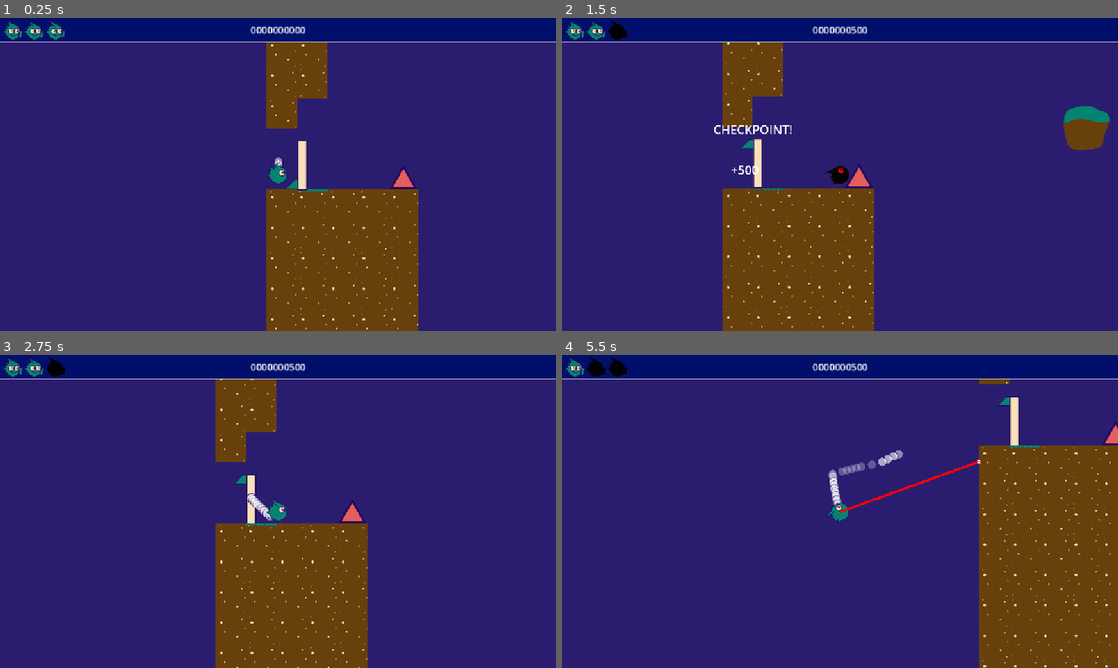
Above: before the commit, frames 1-4 (two rows, left to right).
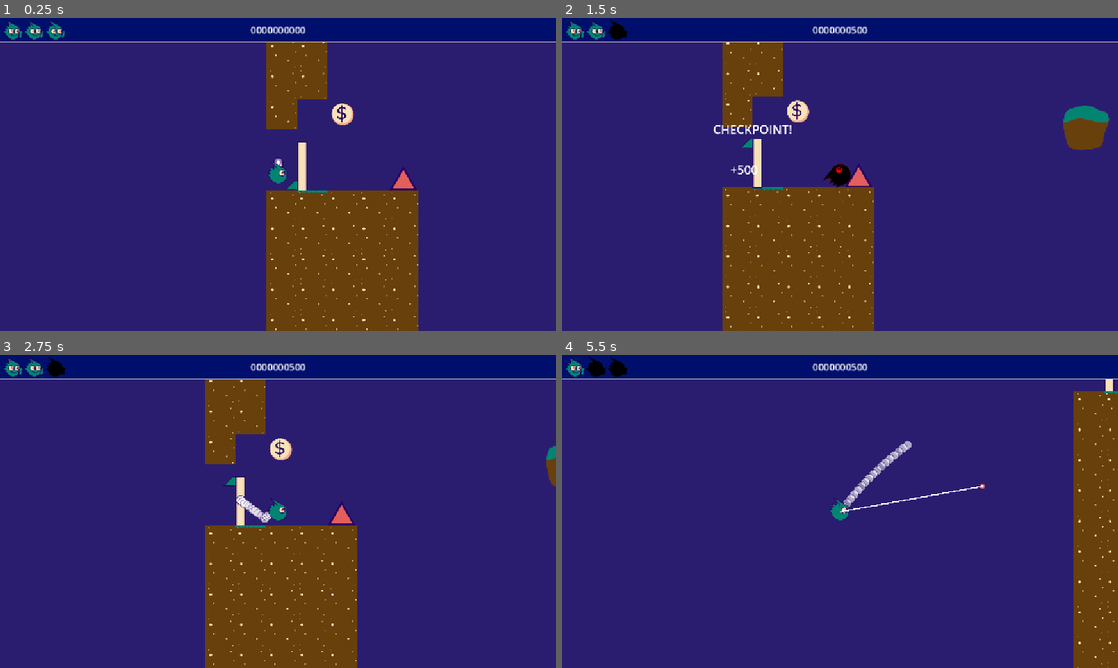
Above: after the commit, the same moments.

Repository: mathew-tran/littleguyjam
Game: Godot game, scene res://Scenes/Main.tscn
Two runs of this game, one before a commit and one after it. Both use one fixed random seed, a clock stepped at 60 frames per second and the inputs below. Sound files missing from this copy of the repository are replaced by a short silence.
Inputs (mouse positions are in pixels of both pictures, inside the frame that each line leads up to):
- Up to frame 1 (0.25 s): no input
- Up to frame 2 (1.5 s): move the mouse to (962, 158) at 0.52 s; press the mouse at (962, 158) at 0.53 s; hold D (MoveRight) 0.53-1.28 s; tap Space (Pop, bound only after the commit) at 0.8, 1.35 s; move the mouse to (728, 190) at 1.27 s; release the mouse at (728, 190) at 1.28 s; hold S (Down) from 1.28 s (still down)
- Up to frame 3 (2.75 s): click (166, 527) at 1.55 s; move the mouse to (333, 442) at 2.02 s; release S (Down) at 2.03 s; press the mouse at (333, 442) at 2.03 s; hold D (MoveRight) from 2.03 s (still down); tap Space (Pop, bound only after the commit) at 2.3 s
- Up to frame 4 (5.5 s): move the mouse to (812, 574) at 2.77 s; release D (MoveRight) at 2.78 s; release the mouse at (812, 574) at 2.78 s; hold W (Up) 2.78-3.53 s; tap Space (Pop, bound only after the commit) at 2.85, 3.8, 4.35, 5.3 s; click (812, 574) at 3.05 s; move the mouse to (1006, 558) at 3.52 s; press the mouse at (1006, 558) at 3.53 s; hold A (MoveLeft) 3.53-5.03 s; move the mouse to (673, 464) at 4.27 s; release the mouse at (673, 464) at 4.28 s; click (673, 464) at 4.55 s; move the mouse to (867, 511) at 5.02 s; press the mouse at (867, 511) at 5.03 s; hold S (Down) from 5.03 s (still down)

The runs differ from the first frame. In frame 1, 0.8% of the frame differs, in the area x 47-76%, y 7-100%; in frame 2, 1.1%; in frame 3, 4.8%; in frame 4, 15%, in the area x 47-100%, y 7-100%.

Commit message:
be able to pop character if stuck

Diff:
--- a/Prefab/Player.tscn
+++ b/Prefab/Player.tscn
@@ -24,6 +24,7 @@
 freeze_mode = 1
 contact_monitor = true
 max_contacts_reported = 100
+linear_damp = 1.0
 script = ExtResource("1_x3d5u")
 
 [node name="CPUParticles2D" type="CPUParticles2D" parent="."]
@@ -70,5 +71,17 @@
 stream = ExtResource("4_ec3bh")
 volume_db = -10.0
 
+[node name="Timer" type="Timer" parent="."]
+one_shot = true
+
+[node name="ProgressBar" type="ProgressBar" parent="."]
+offset_left = -49.0
+offset_top = 33.0
+offset_right = 54.0
+offset_bottom = 60.0
+max_value = 1.0
+show_percentage = false
+
 [connection signal="body_shape_entered" from="." to="." method="_on_body_shape_entered"]
 [connection signal="body_shape_entered" from="PickupDetector" to="." method="_on_pickup_detector_body_shape_entered"]
+[connection signal="timeout" from="Timer" to="." method="_on_timer_timeout"]
--- a/Scenes/Levels/Level1.tscn
+++ b/Scenes/Levels/Level1.tscn
@@ -11,7 +11,7 @@
 tile_map_data = PackedByteArray("AAAEAAIAAAAAAAAAAAA=")
 
 [node name="PickupTilemap" parent="." index="2"]
-tile_map_data = PackedByteArray("AAAPAAIAAAAAAAAAAAARAAIAAAAAAAAAAAATAAIAAAAAAAAAAAAVAAIAAAAAAAAAAAAFAPv/AAAAAAAAAAAGAPv/AAAAAAAAAAAHAPv/AAAAAAAAAAAgAAAAAAAAAAAAAAA=")
+tile_map_data = PackedByteArray("AAAPAAIAAAAAAAAAAAARAAIAAAAAAAAAAAATAAIAAAAAAAAAAAAVAAIAAAAAAAAAAAAFAPv/AAAAAAAAAAAGAPv/AAAAAAAAAAAHAPv/AAAAAAAAAAAgAAAAAAAAAAAAAAACAAAAAAAAAAAAAAA=")
 
 [node name="ExitDoor" parent="." index="4"]
 position = Vector2(8254, 252)
--- a/Scripts/Game.gd
+++ b/Scripts/Game.gd
@@ -45,3 +45,16 @@
 		OnHealthUpdate.emit()
 func SetCheckpointPosition(pos):
 	LastCheckPointPosition = pos
+
+func IsPickupLayer(body):
+	return body.is_in_group("Pickup")
+func AttemptCoinPickup(body, body_rid):
+	if body is TileMapLayer:
+		if body.is_in_group("Pickup"):
+			var coords =  body.get_coords_for_body_rid(body_rid)
+			var tile = body.get_cell_tile_data(coords)
+			if tile:
+				if tile.get_custom_data("PickupType") == "Coin":
+					body.set_cell(coords)
+					Finder.GetGame().AddPoints(100)
+					Jukebox.PlayCollectSFX()
--- a/Scripts/Player.gd
+++ b/Scripts/Player.gd
@@ -4,8 +4,8 @@
 
 var Eyes = []
 
-var MoveSpeed = 600
-var MaxLength = 600
+var MoveSpeed = 800
+var MaxLength = 500
 @onready var TongueEndClass = preload("res://Prefab/TongueEnd.tscn")
 var TongueEndRef = null
 
@@ -49,6 +49,18 @@
 	if Input.is_action_just_released("Click"):
 		RevertTongue()
 
+	if Input.is_action_just_pressed("Pop"):
+		if $Timer.time_left == 0.0:
+			$Timer.start()
+	if Input.is_action_just_released("Pop"):
+		$Timer.stop()
+
+	if $Timer.time_left != 0.0:
+		$ProgressBar.value = 1- (float($Timer.time_left) / float($Timer.wait_time))
+		$ProgressBar.visible = true
+	else:
+		$ProgressBar.visible = false
+
 	if Input.is_action_pressed("Click") and CanUseTongue() and HasTongue() == false:
 		$TongueCooldown.start()
 		$AudioStreamPlayer2D.play()
@@ -62,6 +74,7 @@
 		TongueEndRef.OwnerObject = self
 		TongueEndRef.MaxLength = MaxLength
 		get_parent().add_child(TongueEndRef)
+
 
 		if $RayCast2D.is_colliding():
 			TongueEndRef.global_position = $RayCast2D.get_collision_point()
@@ -178,11 +191,9 @@
 
 func _on_pickup_detector_body_shape_entered(body_rid: RID, body: Node2D, body_shape_index: int, local_shape_index: int) -> void:
 	if body is TileMapLayer:
-		if body.is_in_group("Pickup"):
-			var coords =  body.get_coords_for_body_rid(body_rid)
-			var tile = body.get_cell_tile_data(coords)
-			if tile:
-				if tile.get_custom_data("PickupType") == "Coin":
-					body.set_cell(coords)
-					Finder.GetGame().AddPoints(100)
-					Jukebox.PlayCollectSFX()
+		Finder.GetGame().AttemptCoinPickup(body, body_rid)
+
+
+func _on_timer_timeout() -> void:
+	TakeDamage()
+	pass # Replace with function body.
--- a/Scripts/TongueEnd.gd
+++ b/Scripts/TongueEnd.gd
@@ -6,7 +6,7 @@
 
 var Progress = 0.0
 
-var PullSpeed = 1000
+var PullSpeed = 600
 
 var bInitialImpulse = false
 var MaxLength = 200
@@ -21,7 +21,7 @@
 	CollisionPosition = trackedPosition
 	LocalOffset = GetSurface().to_local(CollisionPosition)
 	LocalRotationOffset = global_rotation - GetSurface().global_rotation
-	Finder.GetGame().Slomo(.3, .1, .001)
+	Finder.GetGame().Slomo(.8, .1, .001)
 	await get_tree().create_timer(.1).timeout
 	$AudioStreamPlayer2D.play()
 
--- a/project.godot
+++ b/project.godot
@@ -54,6 +54,11 @@
 "events": [Object(InputEventKey,"resource_local_to_scene":false,"resource_name":"","device":-1,"window_id":0,"alt_press …(192 unchanged characters)…
 ]
 }
+Pop={
+"deadzone": 0.2,
+"events": [Object(InputEventKey,"resource_local_to_scene":false,"resource_name":"","device":-1,"window_id":0,"alt_pressed":false,"shift_pressed":false,"ctrl_pressed":false,"meta_pressed":false,"pressed":false,"keycode":0,"physical_keycode":32,"key_label":0,"unicode":32,"location":0,"echo":false,"script":null)
+]
+}
 
 [layer_names]
 
